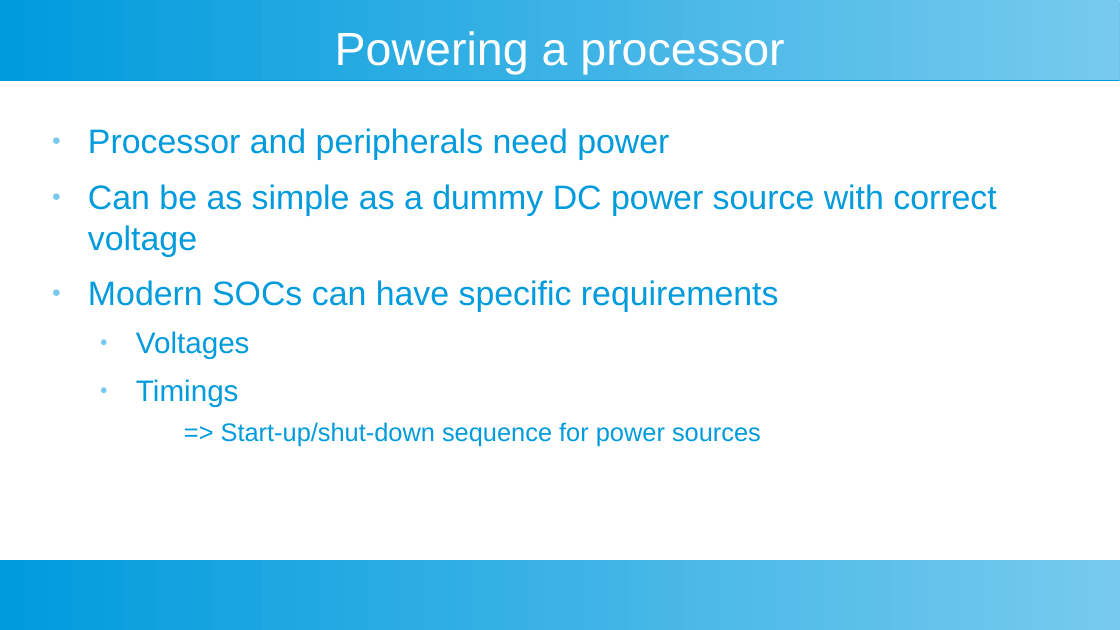
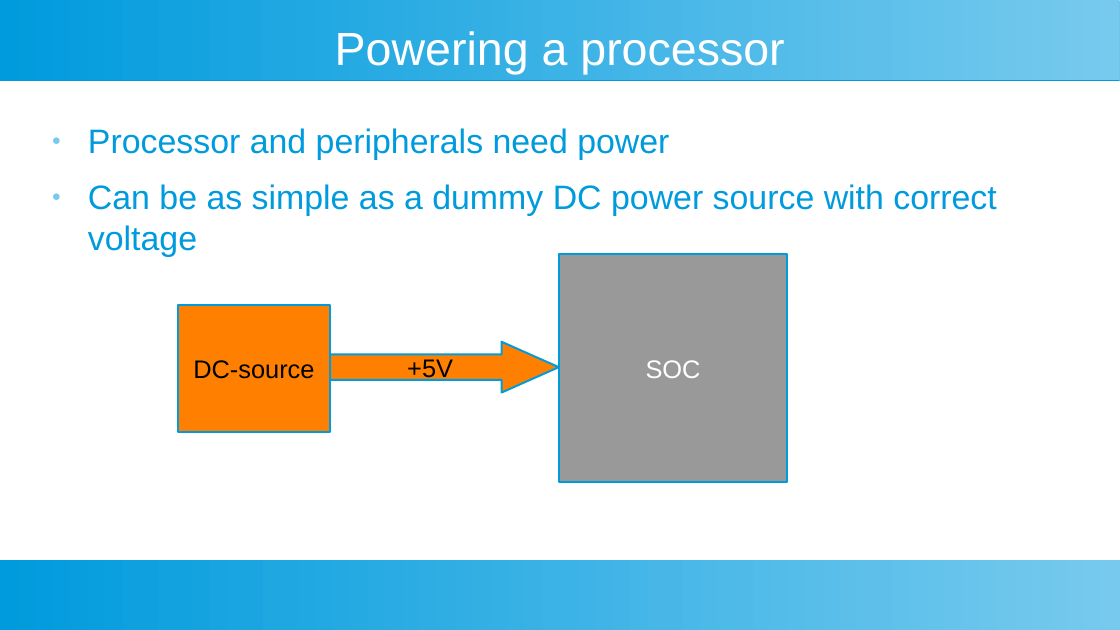
Before and after one commit to M-Vaittinen/babblings, a slide deck: slide 4 of PMIC/PMIC-babblings.odp (slide 3 before the commit). Drawn at 1120x630 pixels with LibreOffice and Linux fonts; fonts in the diff are those of the drawing. Boxes give left, top, right and bottom in pixels: in the first picture for what was removed or moved away, otherwise in the second. Text is boxed around its words. In the diff, an @@ line names an element or a change of style, - is before the commit and + after.

```diff
--- a/PMIC/PMIC-babblings.odp
+++ b/PMIC/PMIC-babblings.odp
@@ rectangle added at (x1=559, y1=254, x2=788, y2=483), fill #999999, outline #009BDD 1.42 pt, 18 pt, text #FFFFFF @@
+SOC
@@ text at (x1=88, y1=280, x2=779, y2=447): paragraphs removed @@
-● Modern SOCs can have specific requirements
-  ● Voltages
-  ● Timings
-    => Start-up/shut-down sequence for power sources
@@ rectangle added at (x1=178, y1=305, x2=330, y2=432), fill #FF8000, outline #009BDD 1.42 pt, 18 pt, text #000000 @@
+DC-source
@@ right arrow added at (x1=330, y1=341, x2=559, y2=392), fill #FF8000, outline #009BDD 1.42 pt, 18 pt, text #000000 @@
++5V
```
Also in this commit, not shown: 7 other slides changed, 4 slides added.
